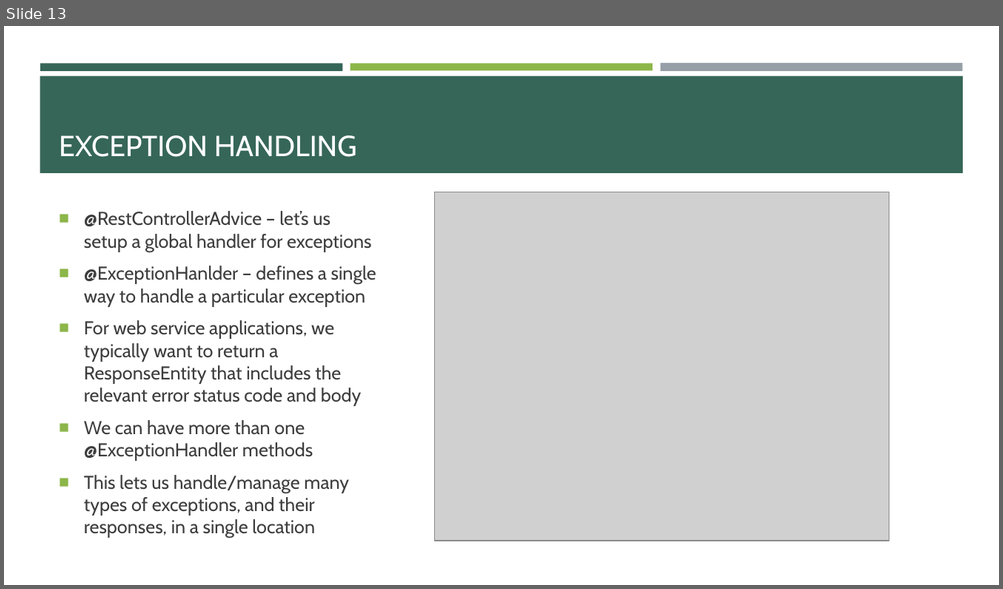
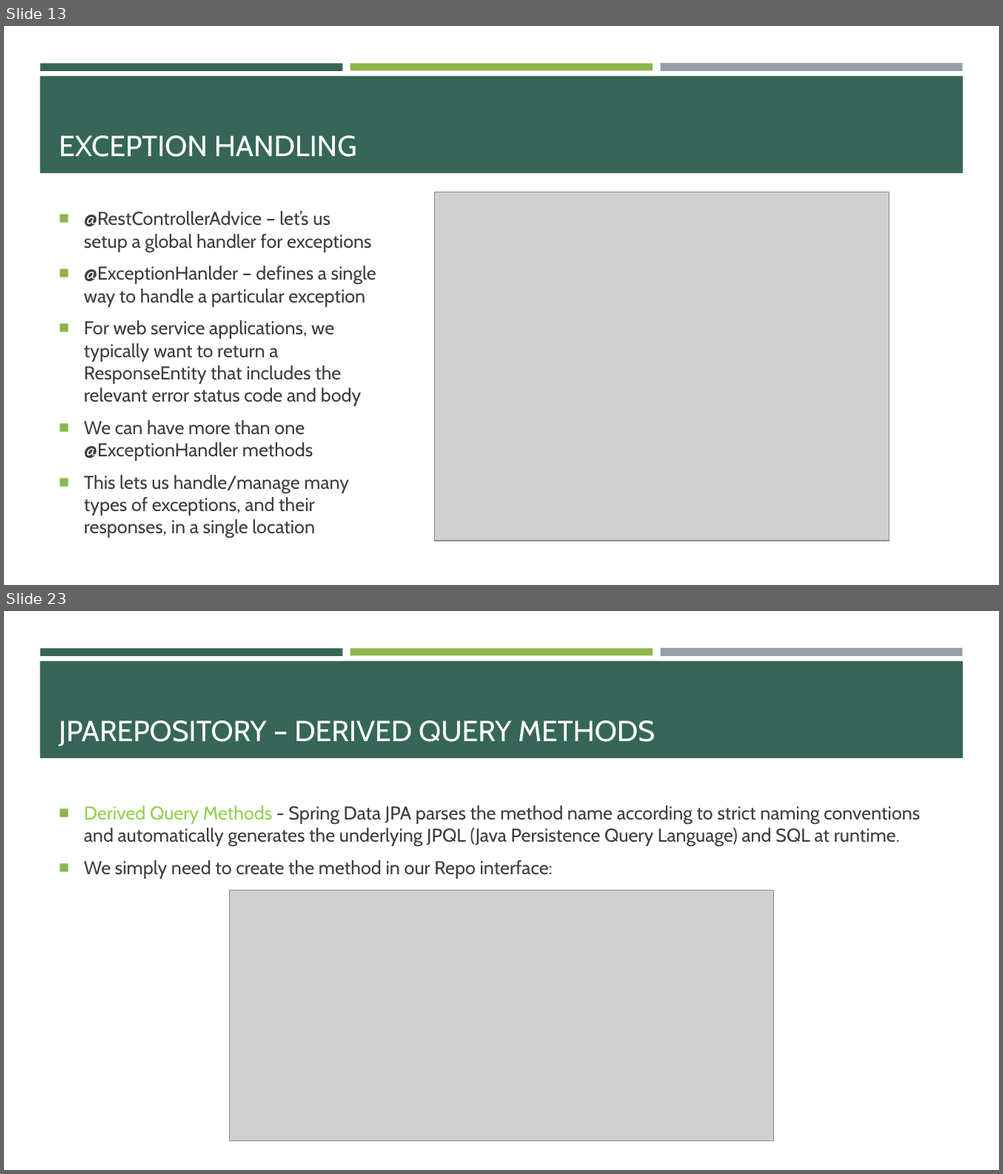
Before and after one commit to e-m-wilson/java-fs, a slide deck: Week_6/02_Hibernate_JPA_&_REST.pptx. Shown one above the other, each under a label of ours: slide 13 before the commit, slides 13 and 23 after it; the slides between them are not shown. The pictures are 1003x589 and 1003x1174 pixels, drawn with LibreOffice and Linux fonts; fonts in the diff are those of the drawing; grey boxes stand for pictures. Boxes give left, top, right and bottom in pixels: in the first picture for what was removed or moved away, otherwise in the second. Text is boxed around its words. In the diff, an @@ line names an element or a change of style, - is before the commit and + after.

```diff
--- a/Week_6/02_Hibernate_JPA_&_REST.pptx
+++ b/Week_6/02_Hibernate_JPA_&_REST.pptx
@@ slide 23 added at (x1=4, y1=611, x2=999, y2=1170), background #FFFFFF; not listed: 4 template elements that a slide beside it also shows @@
@@ title added at (x1=59, y1=721, x2=654, y2=746), 28 pt, text #FFFFFF @@
+JPAREPOSITORY – DERIVED QUERY METHODS
@@ text added at (x1=84, y1=806, x2=919, y2=879), 18 pt, text #3D3D3D @@
+■ Derived Query Methods - Spring Data JPA parses the method name according to strict naming conventions and automatically generates the underlying JPQL (Java Persistence Query Language) and SQL at runtime.
+■ We simply need to create the method in our Repo interface:
@@ picture added at (x1=229, y1=891, x2=774, y2=1142) @@
```
Also in this commit, not shown: 1 slide changed, 18 other slides added, 1 other file.
